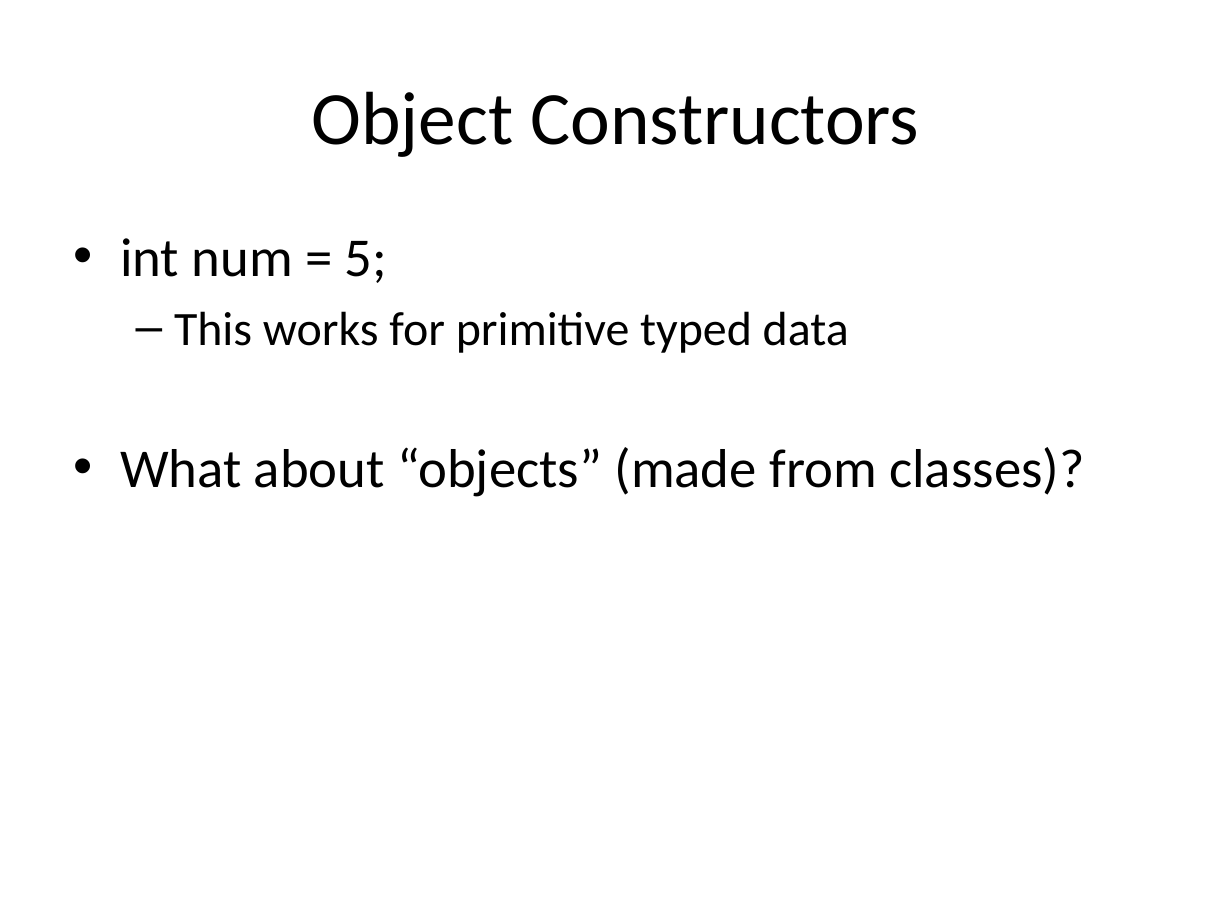
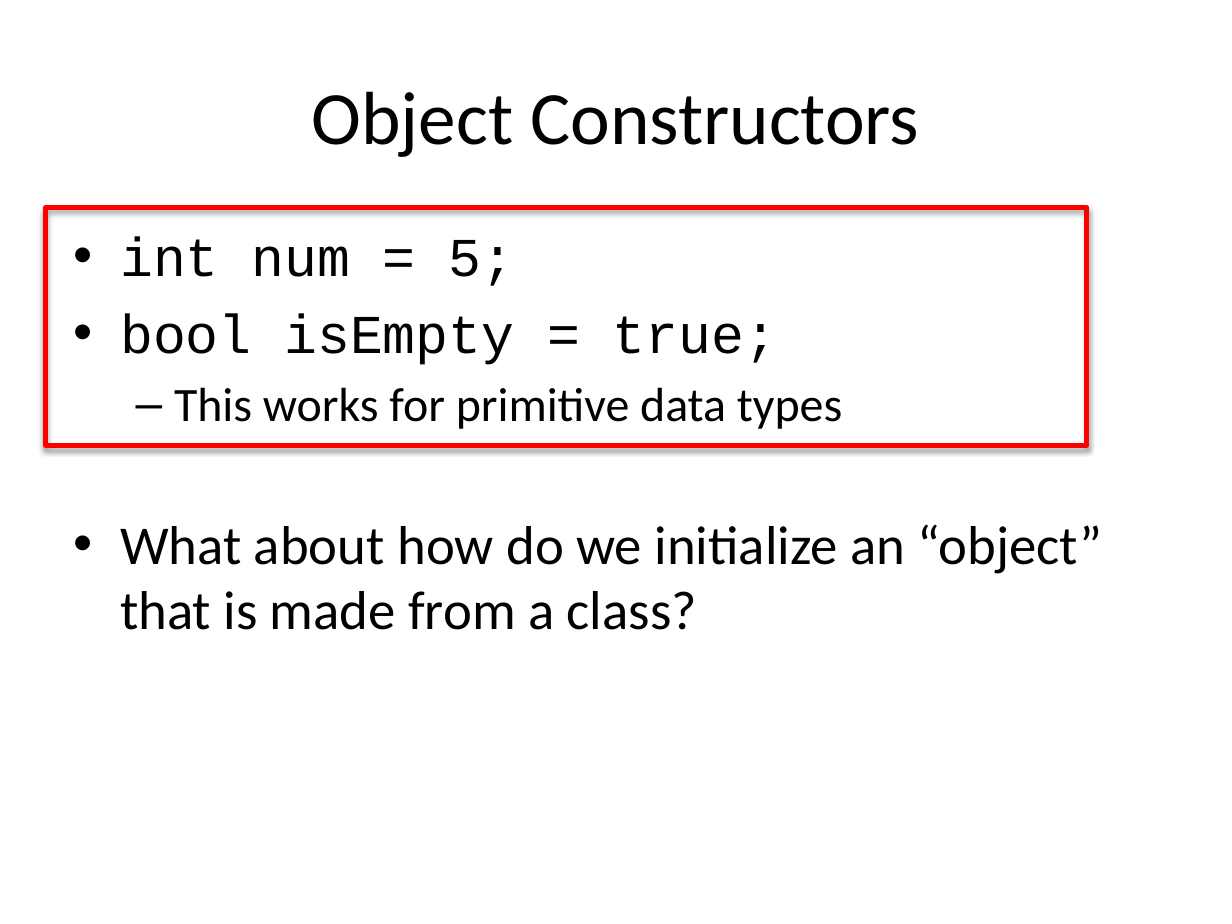
Before and after one commit to RHIT-CSSE/csse220, a slide deck: slide 25 of ClassMaterials/ObjectIntroAndMisc/Slides/ObjectIntroAndMisc.pptx (slide 21 before the commit). Drawn at 1232x924 pixels with LibreOffice and Linux fonts; fonts in the diff are those of the drawing. Boxes give left, top, right and bottom in pixels: in the first picture for what was removed or moved away, otherwise in the second. Text is boxed around its words. In the diff, an @@ line names an element or a change of style, - is before the commit and + after.

```diff
--- a/ClassMaterials/ObjectIntroAndMisc/Slides/ObjectIntroAndMisc.pptx
+++ b/ClassMaterials/ObjectIntroAndMisc/Slides/ObjectIntroAndMisc.pptx
@@ rectangle added at (x1=46, y1=207, x2=1087, y2=445), outline #FF0000 3 pt @@
@@ text at (x1=120, y1=237, x2=515, y2=286): font Calibri to Courier New in "int num = 5;" @@
@@ text at (x1=120, y1=314, x2=1103, y2=630): text changed @@
-  – This works for primitive typed data
-• What about “objects” (made from classes)?
+• bool isEmpty = true;
+  – This works for primitive data types
+• What about how do we initialize an “object” that is made from a class?
```
Also in this commit, not shown: 8 other slides changed, 5 slides added.
